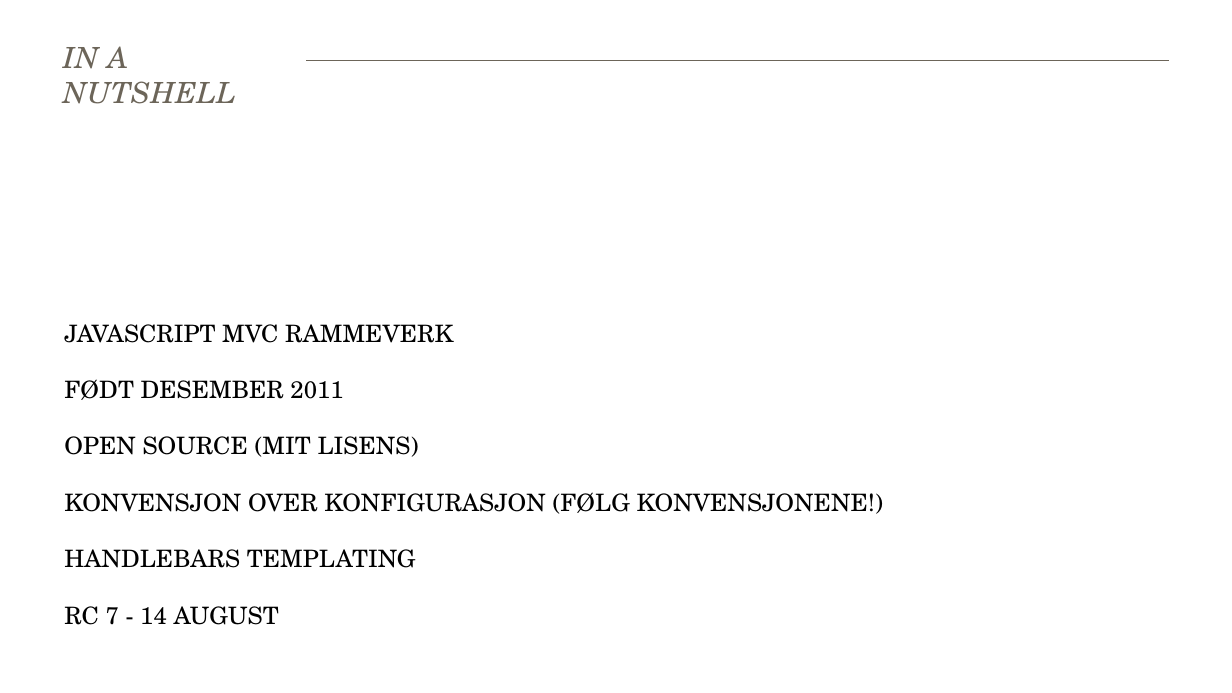
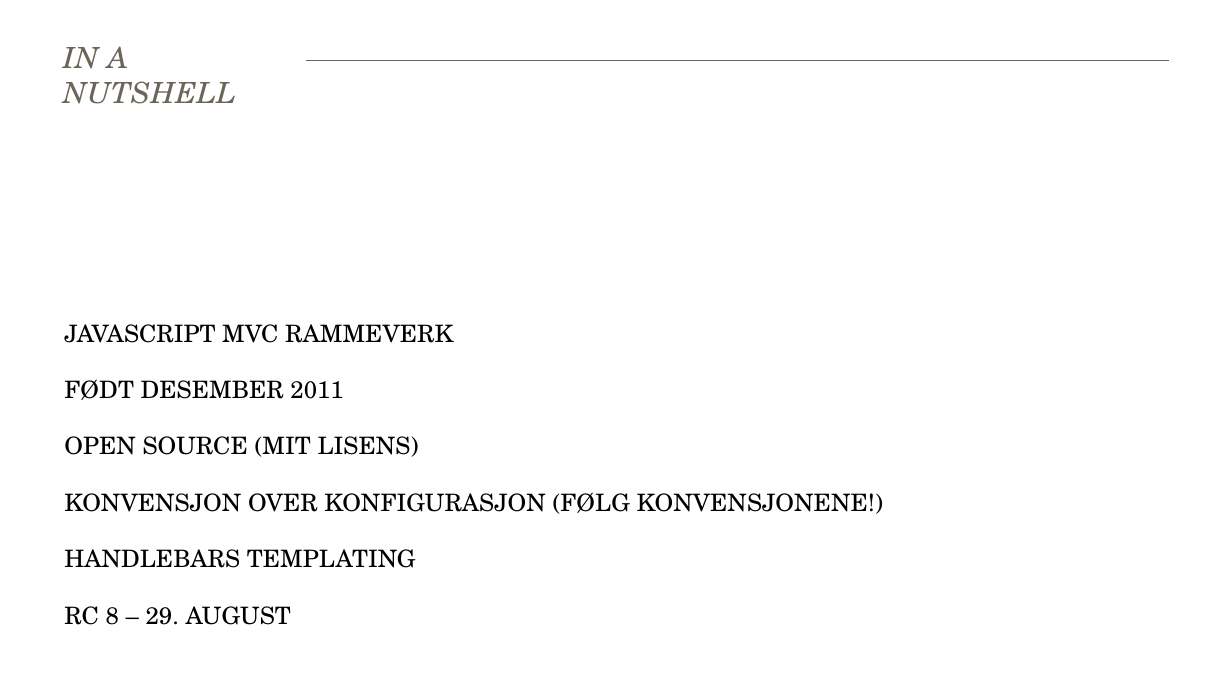
Before and after one commit to skjelbek/fagdag, a slide deck: slide 2 of EmberJS.pptx. Drawn at 1232x693 pixels with LibreOffice and Linux fonts; fonts in the diff are those of the drawing. Boxes give left, top, right and bottom in pixels: in the first picture for what was removed or moved away, otherwise in the second. Text is boxed around its words. In the diff, an @@ line names an element or a change of style, - is before the commit and + after.

```diff
--- a/EmberJS.pptx
+++ b/EmberJS.pptx
@@ text at [64, 606, 291, 625]: text changed @@
-RC 7 - 14 AUGUST
+RC 8 – 29. AUGUST
```
Also in this commit, not shown: 1 slide added, 8 other files.
